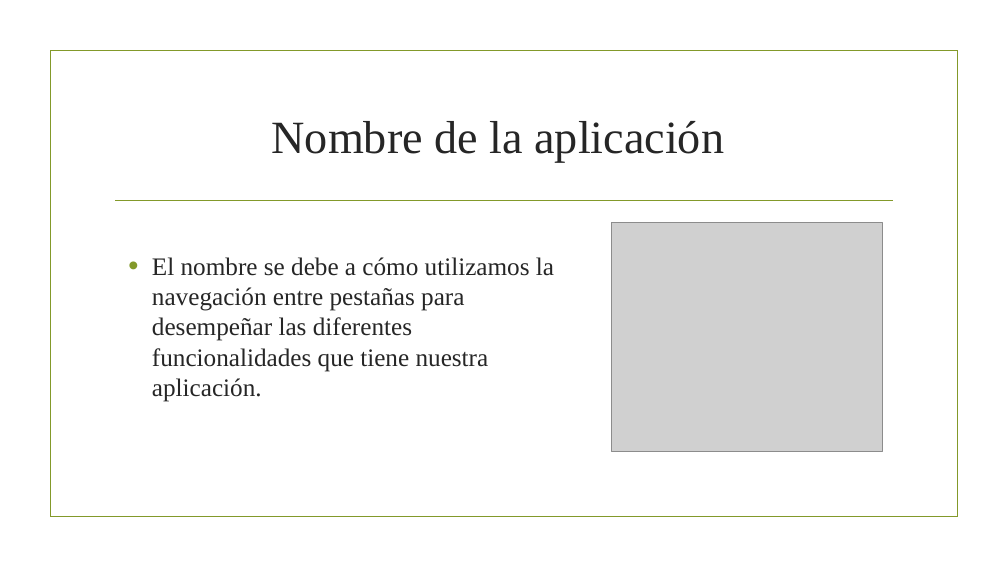
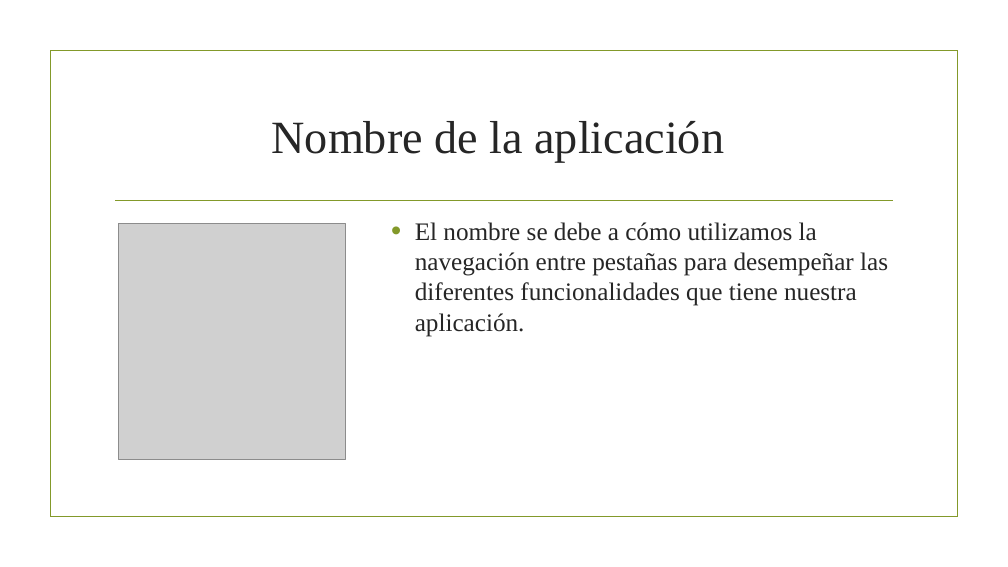
Before and after one commit to HectorSanchezLuque/PIdam2122verde, a slide deck: slide 6 of doc/worktab.pptx. Drawn at 1008x567 pixels with LibreOffice and Linux fonts; fonts in the diff are those of the drawing; grey boxes stand for pictures; background and template pictures are left out. Boxes give left, top, right and bottom in pixels: in the first picture for what was removed or moved away, otherwise in the second. Text is boxed around its words. In the diff, an @@ line names an element or a change of style, - is before the commit and + after.

```diff
--- a/doc/worktab.pptx
+++ b/doc/worktab.pptx
@@ picture: place and size @@
-picture at (612,222,882,451)
+picture at (119,223,346,459)
@@ text "El nombre se debe a ..." rewrapped from (152,257,554,402) to (415,222,888,337) @@
```
Also in this commit, not shown: 9 other slides changed, 1 slide added, 1 slide removed.
